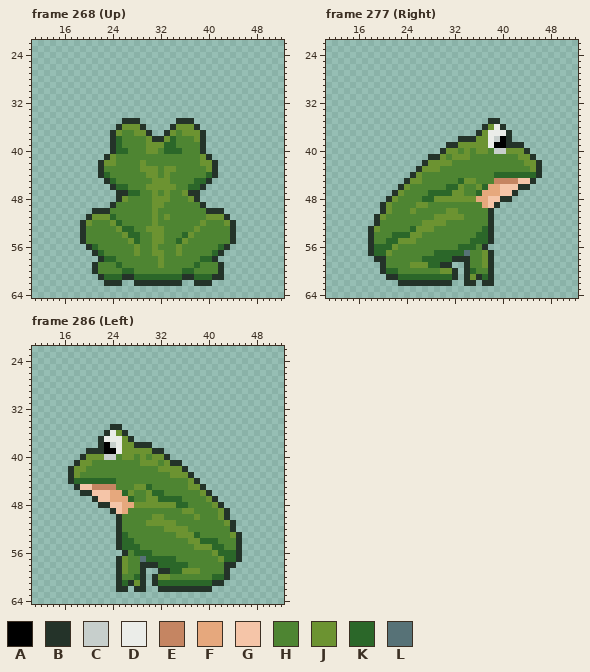
Pixel-art file, stored at Player/Resources/UpdatedPalette/Frog1_64x96_AllJumpsCombined.ase. Above: the version before the commit.
64x96 pixels, 396 frames. Shown: frame 268 (Up): x 11..52, y 22..64; frame 277 (Right): x 11..52, y 22..64; frame 286 (Left): x 11..52, y 22..64. The commit also changed other frames, which this record leaves out.
Visible layers, top first: "Splash", "Frog".
Palette (. is transparent): A #000000  B #243329  C #c7cfcc  D #ebede9  E #c58562  F #e6a87d  G #f5c5a8  H #4e8532  J #6c9331  K #2b6729  L #577277
Pixels before, frame 268 (Up), first column x 19:
35 .......BBB......BBB.......
36 ......BJJJB....BJJJB......
37 .....BJHHJJB..BJHJJJB.....
38 .....BKHHHHJBBJKHHHJB.....
39 .....BKHHHHJJJKKHHHHB.....
40 .....BKKHHHJJHKKKHHHB.....
41 ....BJHHHHHHHHHHHHHHJB....
42 ...BJJHHHHJHHHHHHHHHJJB...
43 ...BHHHHHHJJJHJJHHHHHJB...
44 ...BKHHHHHHJJHJHHHHHHKB...
45 ....BKHHHHHHJJJHHHHKKB....
46 .....BKKHHHJJJJJHHKKB.....
47 ......BBKKHHJHJHHJBB......
48 ......BJHHHHJJJHHHJB......
49 .....BHHHHHHJJHHHHHHB.....
50 ..BBBHHHHHHHJHHHHHHHHBBB..
51 .BJJJKHHHHHHJHJHHHHHHJJJB.
52 BJHHHJKHHHHHJHHHHHHHJHHHJB
53 BHHHHHJKKHHJJJHHHHHJHHHHHB
54 BHHHHHHJKKHHJJHHHKJHHHHHHB
55 BHHHHHHHJKHHJJHHKJHHHHHHHB
56 .BKHHHHHHJHHJHHHJHHHHHHKB.
57 ..BKHHHHHJHHJJHHJHHHHHKB..
58 ...BKKHHHHHHHJHHHHHHKKB...
59 ..BHHHKHHHHHHJHHHHHKHHHB..
60 ..BHHHHKKHHHHHHHHKKHHHHB..
61 ...BKKKBBKKKKKKKKBBKKKBB..
62 ....BBB..BBBBBBBB..BBB....
Pixels before, frame 277 (Right), first column x 18:
35 ....................BB.......
36 ...................BJDB......
37 ..................BJDDDB.....
38 ...............BBBJJDCAB.....
39 .............BBJJJJJDAABBB...
40 ............BJJHJHJJHCCJJJB..
41 ..........BBJHJJJHHHHHHHHJJB.
42 .........BJJJJHHHHHHHHHHHHJJB
43 ........BJJJHHHHHHHHHHHHHHHJB
44 .......BJHHHHHHHHHHHHKKKKKKKB
45 ......BJJHHHHHHKJJHHHEEEEGGB.
46 .....BJHHHHHHKKJHHJKFFGGGBB..
47 ....BJHHHHKKKKJJHHKFFFGGB....
48 ...BJHHHHKKJJJJJJJFFGGBB.....
49 ..BJHHHHJJHHHHHHHHHFGB.......
50 ..BJHHHJHHHHHJJHHHHHB........
51 .BJHHHHHHHHJJJJJHHHHB........
52 .BHHHHHHHJJJJHHHHHHHB........
53 BJHHHHHKJJJHHHHHHHHKB........
54 BHHHKKKJJHHHHHHHHHKKB........
55 BHHKKJJJHHHHHHHHHKKKB........
56 BKKKJHHHHHHHHHHKKKHB.........
57 BKKJHHHHHHHKKKKKLHHJB........
58 .BBHHHHHHKKKKKBBBHHJB........
59 ..BHHHHJJJKKBB..BHHJB........
60 ..BKKHHHHHHHJJB.BKHHB........
61 ...BBKKKKKKKKKB.BJBKB........
62 .....BBBBBBBBB..BB.BB........
Pixels before, frame 286 (Left), first column x 17:
35 .......BB....................
36 ......BDJB...................
37 .....BDDDJB..................
38 .....BACDJJBBB...............
39 ...BBBAADJJJJJBB.............
40 ..BJJJCCHJJHJHJJB............
41 .BJJHHHHHHHHJJJHJBB..........
42 BJJHHHHHHHHHHHHJJJJB.........
43 BJHHHHHHHHHHHHHHHJJJB........
44 BKKKKKKKHHHHHHHHHHHHJB.......
45 .BGGEEEEHHHJJKHHHHHHJJB......
46 ..BBGGGFFKJHHJKKHHHHHHJB.....
47 ....BGGFFFKHHJJKKKKHHHHJB....
48 .....BBGGFFJJJJJJJKKHHHHJB...
49 .......BGFHHHHHHHHHJJHHHHJB..
50 ........BHHHHHJJHHHHHJHHHJB..
51 ........BHHHHJJJJJHHHHHHHHJB.
52 ........BHHHHHHHJJJJHHHHHHHB.
53 ........BKHHHHHHHHJJJKHHHHHJB
54 ........BKKHHHHHHHHHJJKKKHHHB
55 ........BKKKHHHHHHHHHJJJKKHHB
56 .........BHKKKHHHHHHHHHHJKKKB
57 ........BJHHLKKKKKHHHHHHHJKKB
58 ........BJHHBBBKKKKKHHHHHHBB.
59 ........BJHHB..BBKKJJJHHHHB..
60 ........BHHKB.BJJHHHHHHHKKB..
61 ........BKBJB.BKKKKKKKKKBB...
62 ........BB.BB..BBBBBBBBB.....
The result:
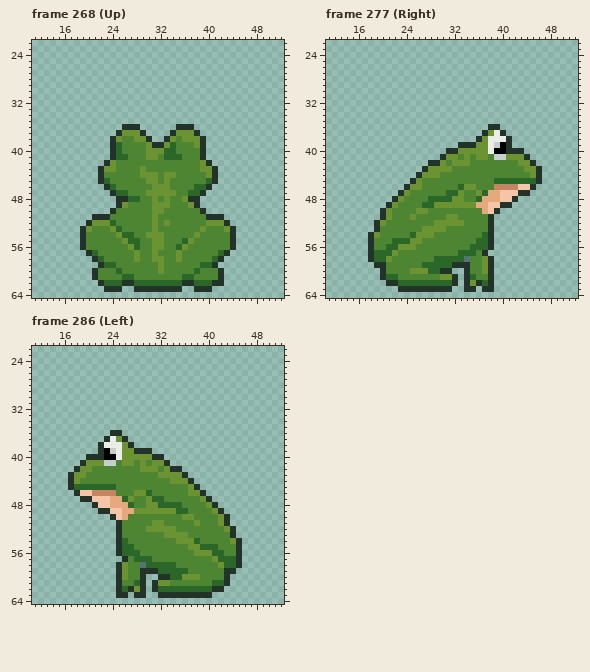
Changes in this commit:
Changed rows in their new state; - is an unchanged pixel.
Frame 268 (Up), layer "Frog":
first column x 19:
35 -------...------...-------
36 ------.BBB.----.BBB.------
37 -----.BJJ-B.--.BJ--B.-----
38 ------J--JJB..BJ-JJ-------
39 ------------BBJ----J------
40 -------H-----J--H---------
41 ----.BKK---JJ-KKK---B.----
42 ---.B-----H----------B.---
43 ----JJ-----HH-HH----J-----
44 ----H-----J----J-----J----
45 ---BKH-----J-H-----HHKB---
46 ----BKHH---H---H--H-KB----
47 -----BKKHH-J-J-J-HKKB-----
48 -------BKK---H---JB-------
49 -----.BJ------J---JB.-----
50 --...B-------J------B...--
51 -.BBBH--------H------BBB.-
52 .BJJJKH-------J-----HJJJB.
53 -J---JKHH--H-H-----HJ---J-
54 ------JK-H-J-----HHJ------
55 -------JK-------HKJ-------
56 BHH-----JK---J--KJ-----HHB
57 -BKH---------H--------HKB-
58 --BKHH---J--J---J---HHKB--
59 --.BKKH------------HKKB.--
60 ------KHH----J---HHK------
61 --BHHHHKKHHHHHHHHKKHHHH---
62 ---BKKKBBKKKKKKKKBBKKKBB--
63 ----BBB--BBBBBBBB--BBB----
Frame 277 (Right), layer "Frog":
first column x 18:
35 --------------------..-------
36 -------------------.BB.------
37 ------------------.BJ-B.-----
38 ---------------...B--DD------
39 -------------..BBB---C--..---
40 ------------.BBJ-J--DAABBB.--
41 ----------..BJ-H--JJ-CCJJ-B.-
42 ---------.BB-HJJJ--------J-B.
43 --------.B--JJ------------J--
44 -------.BJJJ---------HHHHHHJ-
45 ------.B-------HHH---KKKKKKKB
46 -----.BJJ----HHKJJHHHEEEEGGB-
47 ----.BJ---HHH-K---JK----GBB--
48 ---.BJ---H-KKK--HHK-FFGGB----
49 --.BJ---HKKJJJJJJJF--GBB-----
50 -------HJJ---HH----FGB-------
51 -.BJ---J---HH--H-------------
52 --J------HH--JJJ-------------
53 .B-----HH--JJ------H---------
54 -J--HHHK-JJ-------H----------
55 ---H-KK-J--------H-----------
56 -HH-KJJJ-------HH-KKB--------
57 ---KJ------HHHH-KK-B.--------
58 BKKJ-----HH---KKL------------
59 -B-----HHK--KKBB-------------
60 ---HH--JJJKKBB.--H-J---------
61 --BKKHHHHHHHJJ---KHH---------
62 ---BBKKKKKKKKKB--JBK---------
63 -----BBBBBBBBB--BB-BB--------
Frame 286 (Left), layer "Frog":
first column x 17:
35 -------..--------------------
36 ------.BB.-------------------
37 -----.B-JB.------------------
38 ------DD--B...---------------
39 ---..--C---BBB..-------------
40 --.BBBAAD--J-JBB.------------
41 -.B-JJCC-JJ--H-JB..----------
42 .B-J--------JJJH-BB.---------
43 --J------------JJ--B.--------
44 -JHHHHHH---------JJJB.-------
45 BKKKKKKK---HHH-------B.------
46 -BGGEEEEHHHJJKHH----JJB.-----
47 --BBG----KJ---K-HHH---JB.----
48 ----BGGFF-KHH--KKK-H---JB.---
49 -----BBG--FJJJJJJJKKH---JB.--
50 -------BGF----HH---JJH-------
51 -------------H--HH---J---JB.-
52 -------------JJJ--HH------J--
53 ---------H------JJ--HH-----B.
54 ----------H-------JJ-KHHH--J-
55 -----------H--------J-KK-H---
56 --------BKK-HH-------JJJK-HH-
57 --------.B-KK-HHHH------JK---
58 ------------LKK---HH-----JKKB
59 -------------BBKK--KHH-----B-
60 ---------J-H--.BBKKJJJ--HH---
61 ---------HHK---JJHHHHHHHKKB--
62 ---------KBJ--BKKKKKKKKKBB---
63 --------BB-BB--BBBBBBBBB-----
Where, in picture pixels (left, top, right, bottom), the same in both pictures:
changed: (80, 118, 236, 292)
changed: (368, 118, 542, 292)
changed: (68, 424, 242, 598)
